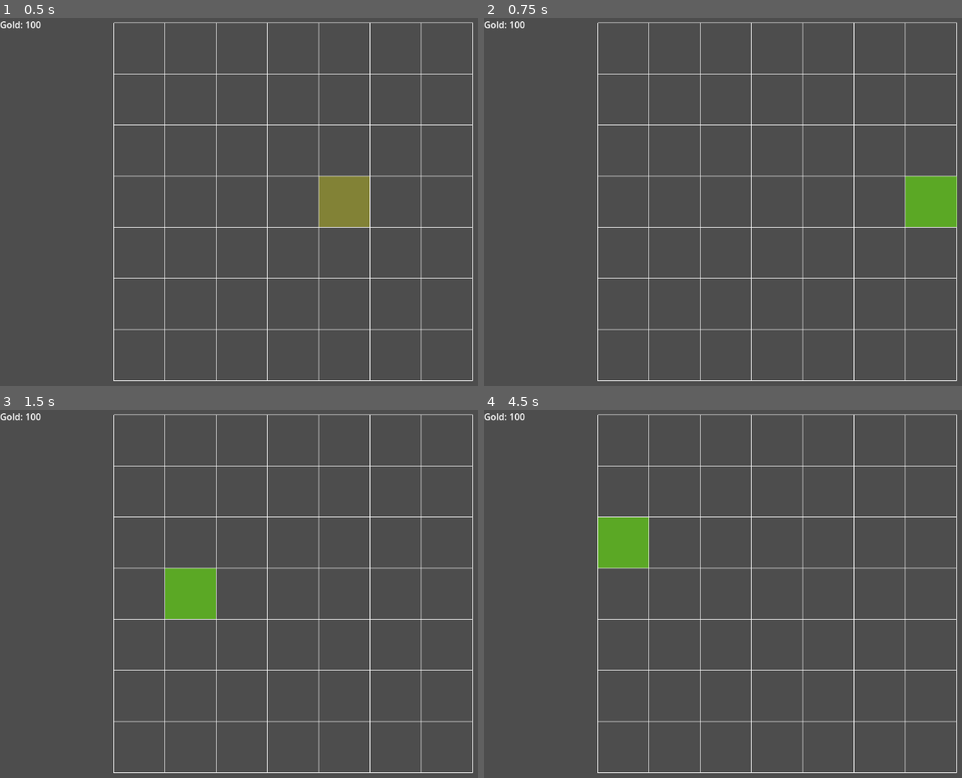
Above: before the commit, frames 1-4 (two rows, left to right).
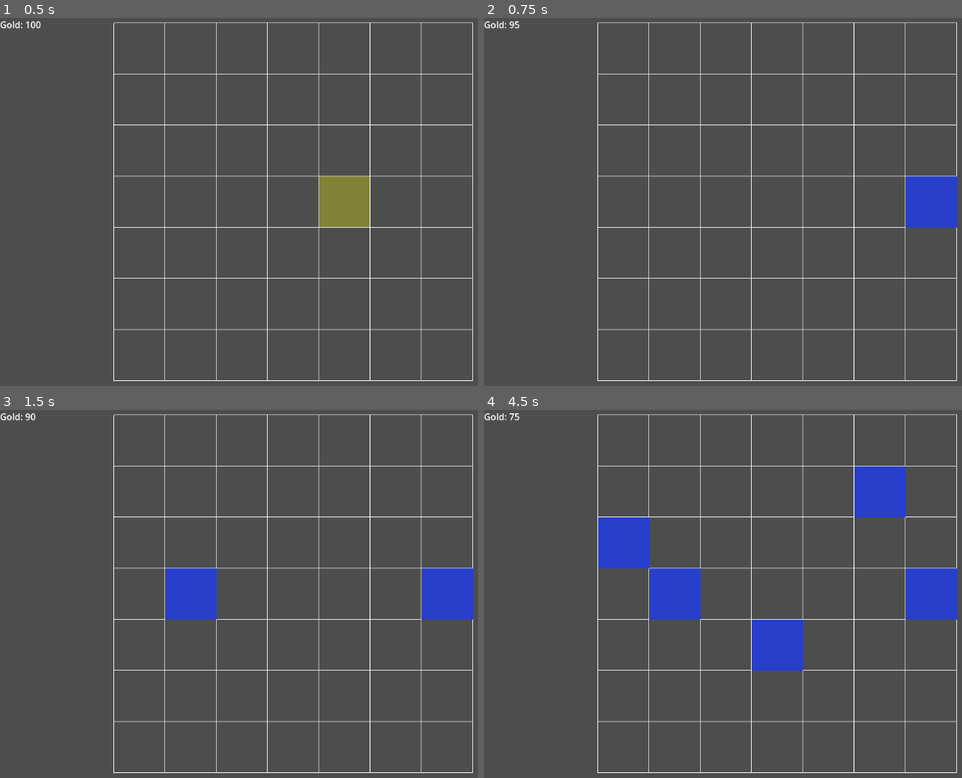
Above: after the commit, the same moments.

Repository: Traveler582/medieval-pvz
Game: Godot game, scene res://scenes/levels/level.tscn
Two runs of this game, one before a commit and one after it. Both use one fixed random seed, a clock stepped at 60 frames per second and the inputs below.
Inputs (mouse positions are in pixels of both pictures, inside the frame that each line leads up to):
- Up to frame 1 (0.5 s): no input
- Up to frame 2 (0.75 s): tap Enter at 0.5 s; move the mouse to (957, 183) at 0.52 s; click (957, 183) at 0.67 s
- Up to frame 3 (1.5 s): tap Space at 1.25 s; move the mouse to (195, 612) at 1.27 s; click (195, 612) at 1.42 s
- Up to frame 4 (4.5 s): tap Enter at 2, 3.5 s; move the mouse to (875, 513) at 2.02 s; click (875, 513) at 2.17 s; tap Space at 2.75, 4.25 s; move the mouse to (780, 667) at 2.77 s; click (780, 667) at 2.92 s; move the mouse to (outside the picture) at 3.52 s; click (outside the picture) at 3.67 s; move the mouse to (613, 538) at 4.27 s; click (613, 538) at 4.42 s

Frame 1 is identical in both runs. In frame 2, 1.6% of the frame differs, in the area x 5-99%, y 0-58%; in frame 3, 3.1%; in frame 4, 7.6%, in the area x 5-99%, y 0-71%.

Commit message:
Add unit placement system with occupied cell tracking

Diff:
--- a/medieval-pvz/resources/units/knight.tres
+++ b/medieval-pvz/resources/units/knight.tres
@@ -4,7 +4,7 @@
 
 [resource]
 script = ExtResource("1_1hfx2")
-cost = 100
+cost = 5
 health = 5
 damage = 3
 metadata/_custom_type_script = "uid://dupi3dabj71cq"
--- a/medieval-pvz/scenes/levels/level.gd
+++ b/medieval-pvz/scenes/levels/level.gd
@@ -1,10 +1,29 @@
 extends Node2D
 
 @onready var gold_label: Label = $gold_label
+@onready var grid: Node2D = $Grid
+# TODO <LK>: Change this to have a different value based on the unit the player has selected
+#      at the current moment
+var selected_unit_data: UnitData = preload("res://resources/units/knight.tres")
 
 func _ready():
 	GoldManager.gold_changed.connect(_on_gold_changed)
 	gold_label.text = "Gold: " + str(GoldManager.gold)
+	grid.cell_selected.connect(_on_cell_selected)
 
 func _on_gold_changed(new_amount: int) -> void:
 	gold_label.text = "Gold: " + str(new_amount)
+
+func _on_cell_selected(cell: Vector2i) -> void:
+	#<LK>: There's already a unit in that cell!
+	if grid.is_cell_occupied(cell):
+		return
+	if GoldManager.spend_gold(selected_unit_data.cost):
+		place_unit(cell)
+
+func place_unit(cell: Vector2i) -> void:
+	var unit_scene: PackedScene = preload("res://scenes/units/knight.tscn")
+	var unit = unit_scene.instantiate()
+	unit.position = grid.grid_to_world(cell)
+	add_child(unit)
+	grid.occupy_cell(cell, unit)
--- a/medieval-pvz/scripts/grid.gd
+++ b/medieval-pvz/scripts/grid.gd
@@ -7,7 +7,7 @@
 var grid_origin = Vector2(200,9)
 var hovered_cell = Vector2i(-1,-1)
 var selected_cell = Vector2i(-1, -1)
-
+var occupied_cells: Dictionary = {}
 signal cell_selected(cell: Vector2i)
 
 func _draw():
@@ -38,8 +38,17 @@
 	var relative = pos - grid_origin
 	return Vector2i(int(floor(relative.x / CELL_SIZE)), int(floor(relative.y / CELL_SIZE)))
 
+func grid_to_world(cell: Vector2i) -> Vector2:
+	return grid_origin + Vector2(cell.x * CELL_SIZE + CELL_SIZE/2, cell.y * CELL_SIZE + CELL_SIZE / 2)
+
 func is_valid_cell(cell: Vector2i) -> bool:
 	return cell.x >= 0 and cell.x < COLS and cell.y >= 0 and cell.y < ROWS
+
+func is_cell_occupied(cell: Vector2i) -> bool:
+	return occupied_cells.has(cell)
+
+func occupy_cell(cell: Vector2i, unit: Node) -> void:
+	occupied_cells[cell] = unit
 
 func _input(event):
 	if event is InputEventMouseButton:
